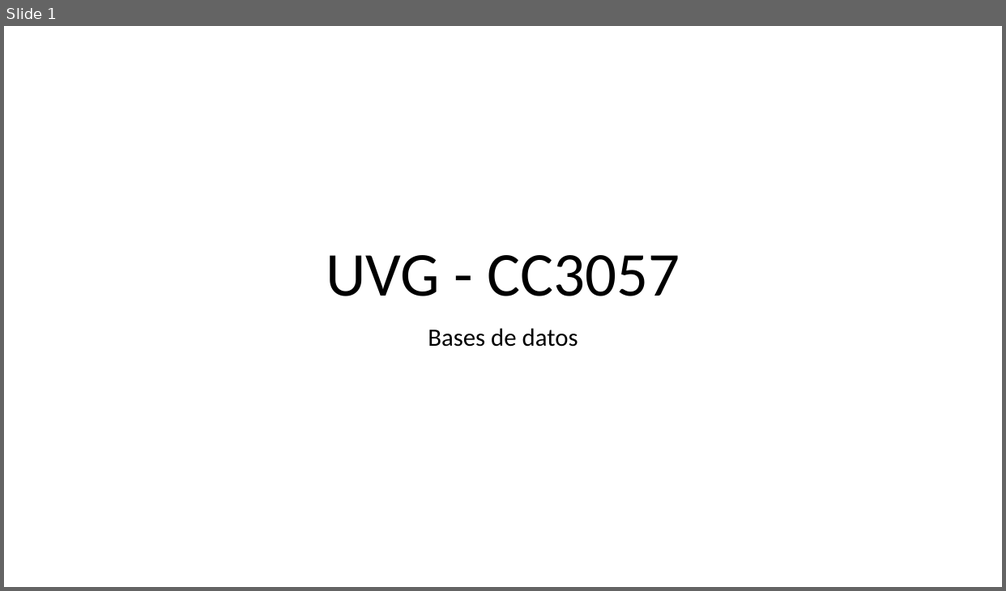
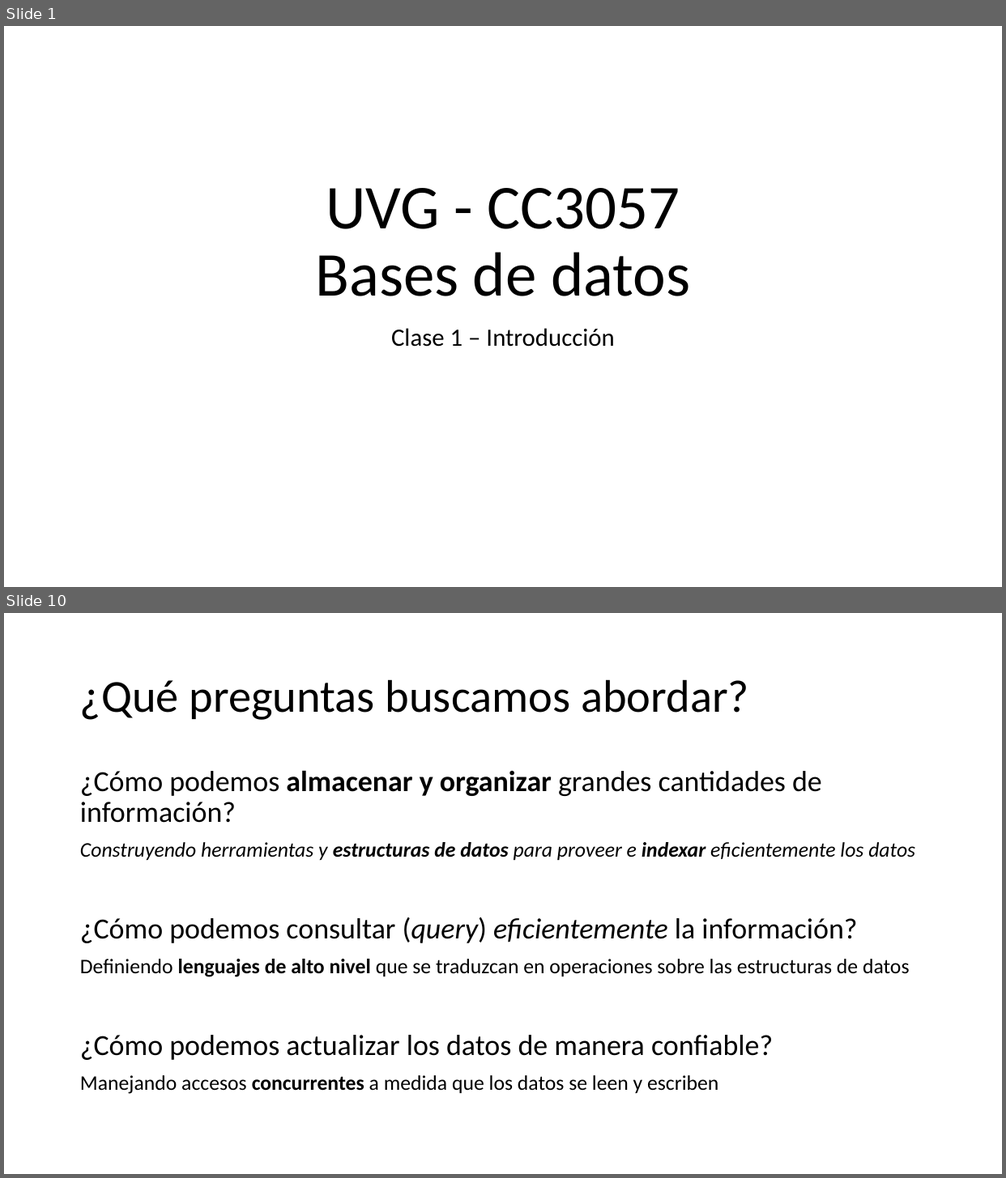
Before and after one commit to hectorh30/cc3057-2017, a slide deck: clases/clase1-introduccion/clase1.pptx. Shown one above the other, each under a label of ours: slide 1 before the commit, slides 1 and 10 after it; the slides between them are not shown. The pictures are 1006x591 and 1006x1178 pixels, drawn with LibreOffice and Linux fonts; fonts in the diff are those of the drawing. Boxes give left, top, right and bottom in pixels: in the first picture for what was removed or moved away, otherwise in the second. Text is boxed around its words. In the diff, an @@ line names an element or a change of style, - is before the commit and + after.

```diff
--- a/clases/clase1-introduccion/clase1.pptx
+++ b/clases/clase1-introduccion/clase1.pptx
@@ slide 10 added at bbox=[4, 613, 1002, 1174], background #FFFFFF @@
@@ title added at bbox=[80, 679, 749, 720], 44 pt, text #000000 @@
+¿Qué preguntas buscamos abordar?
@@ text added at bbox=[80, 770, 915, 1094], 20 pt, text #000000 @@
+¿Cómo podemos almacenar y organizar grandes cantidades de información?
+Construyendo herramientas y estructuras de datos para proveer e indexar eficientemente los datos
+¿Cómo podemos consultar (query) eficientemente la información?
+Definiendo lenguajes de alto nivel que se traduzcan en operaciones sobre las estructuras de datos
+¿Cómo podemos actualizar los datos de manera confiable?
+Manejando accesos concurrentes a medida que los datos se leen y escriben
@@ slide 1 changed as well @@
@@ title at bbox=[315, 188, 690, 297]: text changed @@
-UVG - CC3057
+UVG - CC3057
+Bases de datos
@@ subtitle at bbox=[391, 328, 614, 347]: text changed @@
-Bases de datos
+Clase 1 – Introducción
```
Also in this commit, not shown: 22 other slides added.
